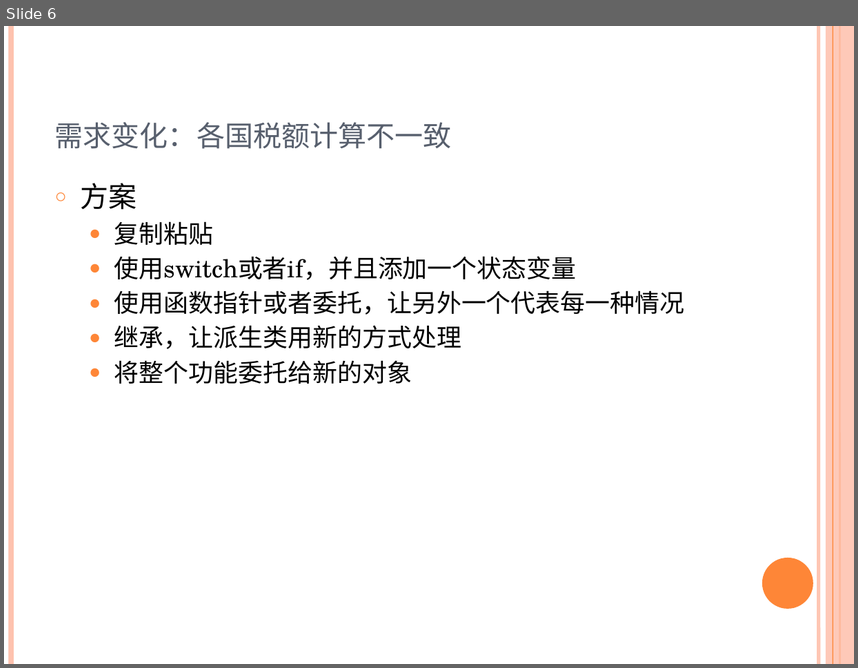
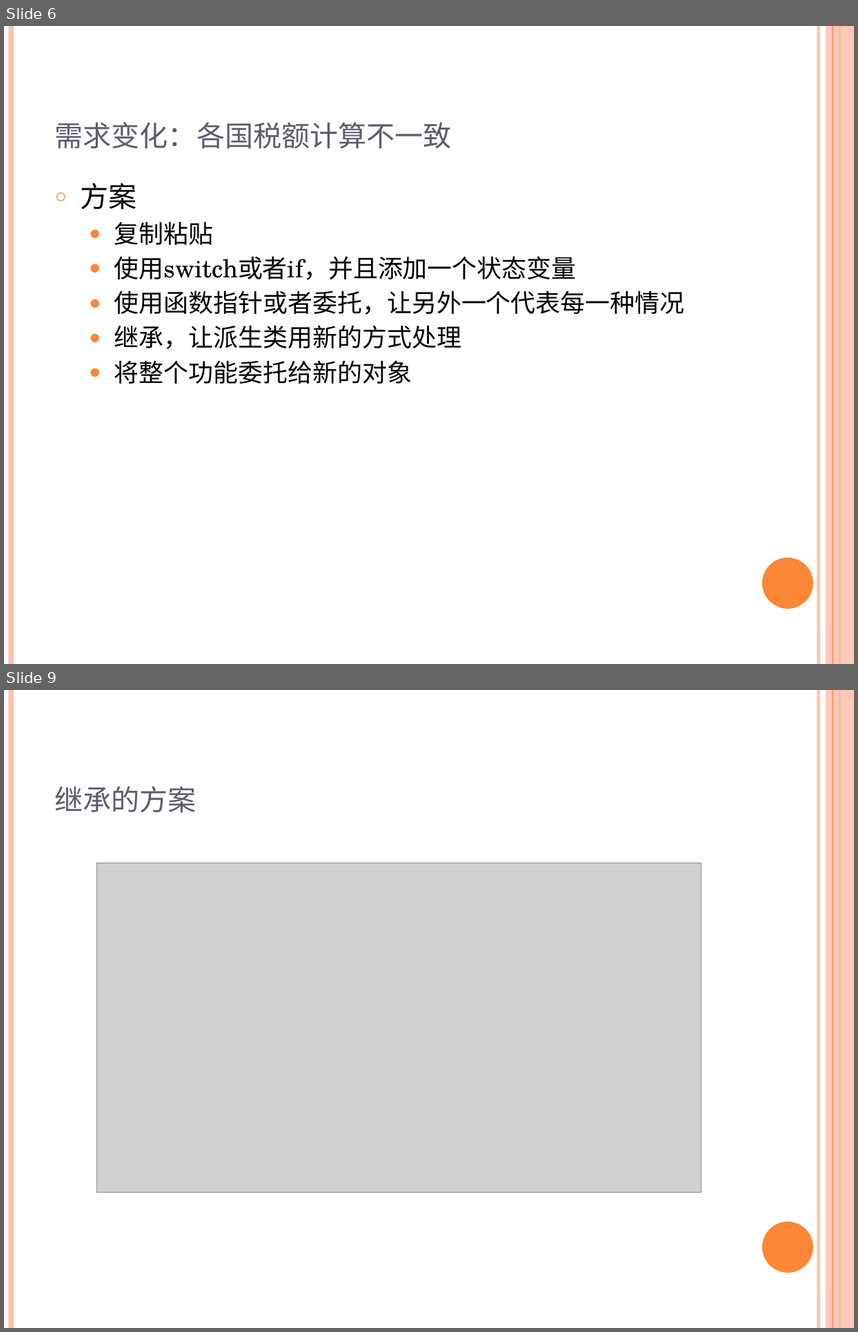
Before and after one commit to fourwq/design-pattern, a slide deck: 设计模式解析/PPT/4.Strategy模式.pptx. Shown one above the other, each under a label of ours: slide 6 before the commit, slides 6 and 9 after it; the slides between them are not shown. The pictures are 858x668 and 858x1332 pixels, drawn with LibreOffice and Linux fonts; fonts in the diff are those of the drawing; grey boxes stand for pictures. Boxes give left, top, right and bottom in pixels: in the first picture for what was removed or moved away, otherwise in the second. Text is boxed around its words. In the diff, an @@ line names an element or a change of style, - is before the commit and + after.

```diff
--- a/设计模式解析/PPT/4.Strategy模式.pptx
+++ b/设计模式解析/PPT/4.Strategy模式.pptx
@@ slide 9 added at (x1=4, y1=690, x2=854, y2=1328), background #FFFFFF; not listed: 6 template elements that a slide beside it also shows @@
@@ title added at (x1=55, y1=786, x2=197, y2=812), 30 pt, text #575F6D, small capitals @@
+继承的方案
@@ picture added at (x1=96, y1=862, x2=701, y2=1192) @@
```
Also in this commit, not shown: 6 other slides added, 1 slide removed, 4 other files.
